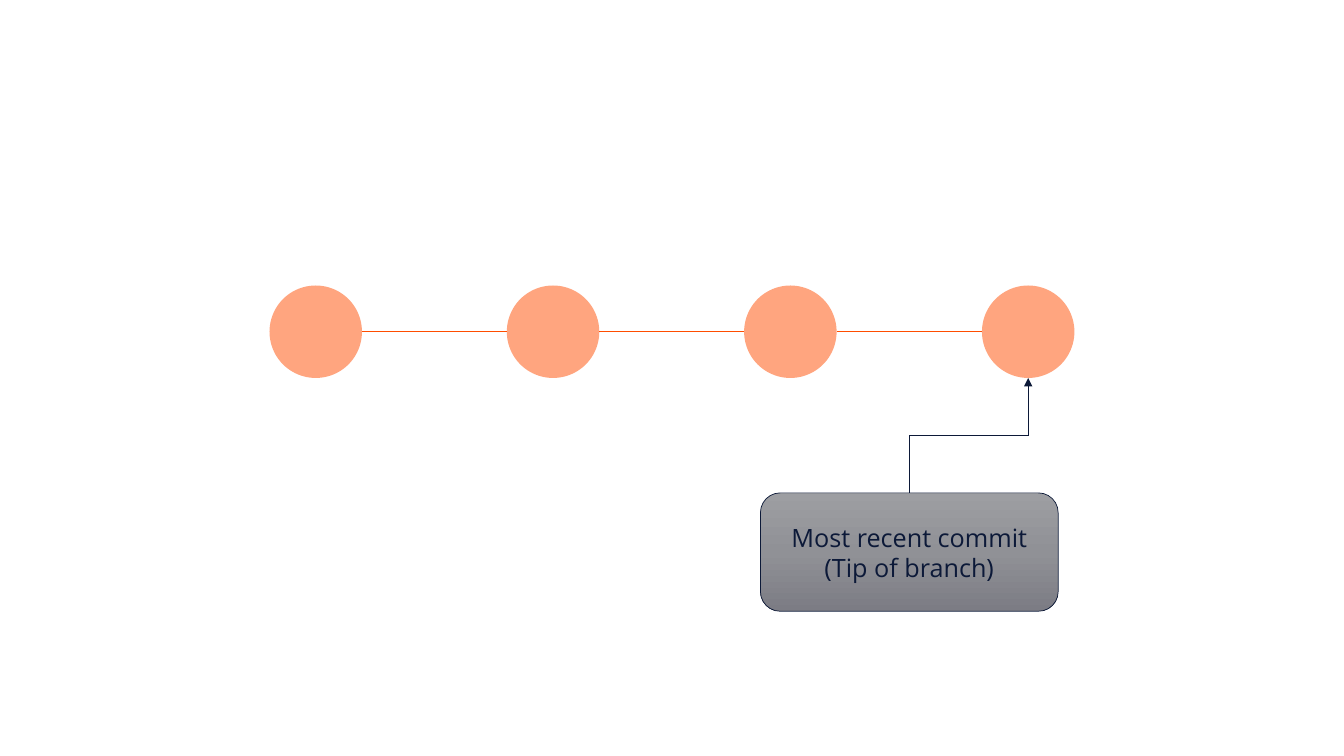
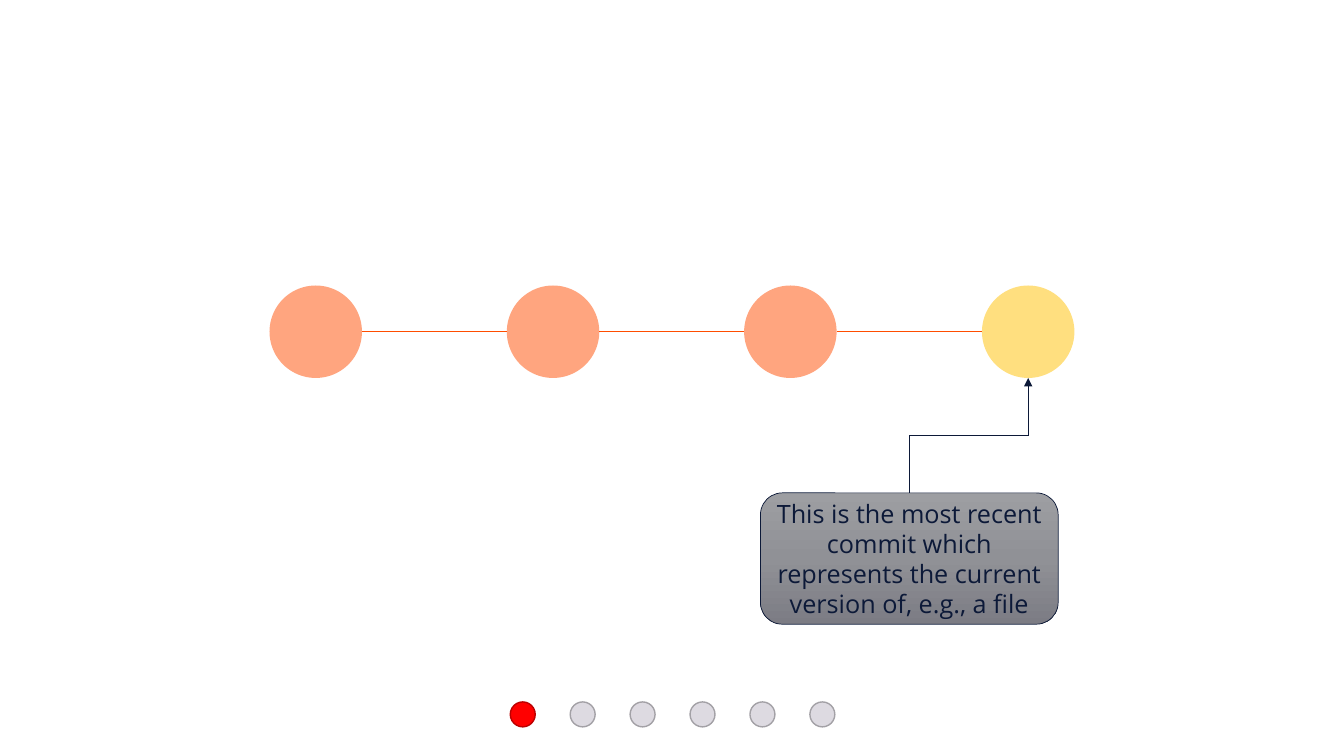
Before and after one commit to e815135/Shiny-App-Project, a slide deck: slide 24 of making basic workflow diagram.pptx. Drawn at 1344x756 pixels with LibreOffice and Linux fonts; fonts in the diff are those of the drawing. Boxes give left, top, right and bottom in pixels: in the first picture for what was removed or moved away, otherwise in the second. Text is boxed around its words. In the diff, an @@ line names an element or a change of style, - is before the commit and + after.

```diff
--- a/making basic workflow diagram.pptx
+++ b/making basic workflow diagram.pptx
@@ ellipse at [982, 285, 1075, 378]: fill #FF4D00 at 50% opacity to #FFC100 at 50% opacity @@
@@ rounded rectangle "This is the most recent ...": place and size @@
-rounded rectangle "This is the most recent ..." at [760, 493, 1058, 611]
+rounded rectangle "This is the most recent ..." at [760, 493, 1058, 624]
@@ text in rounded rectangle at [777, 504, 1041, 619]: text changed @@
-Most recent commit
-(Tip of branch)
+This is the most recent commit which represents the current version of, e.g., a file
@@ ellipse added at [510, 702, 535, 727], fill #FF0000, outline #BD0000 1 pt @@
@@ ellipse added at [571, 702, 596, 727], fill #DDDAE1, outline #A3A1A6 1 pt @@
@@ ellipse added at [630, 702, 655, 727], fill #DDDAE1, outline #A3A1A6 1 pt @@
@@ ellipse added at [691, 702, 716, 727], fill #DDDAE1, outline #A3A1A6 1 pt @@
@@ ellipse added at [750, 702, 775, 727], fill #DDDAE1, outline #A3A1A6 1 pt @@
@@ ellipse added at [810, 702, 835, 727], fill #DDDAE1, outline #A3A1A6 1 pt @@
```
Also in this commit, not shown: 40 other slides changed, 2 slides added.
